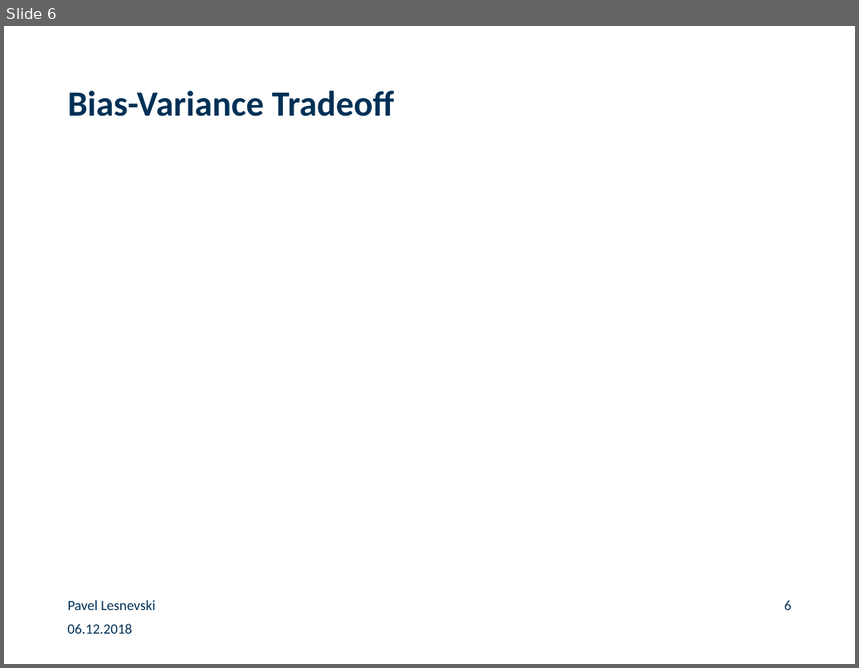
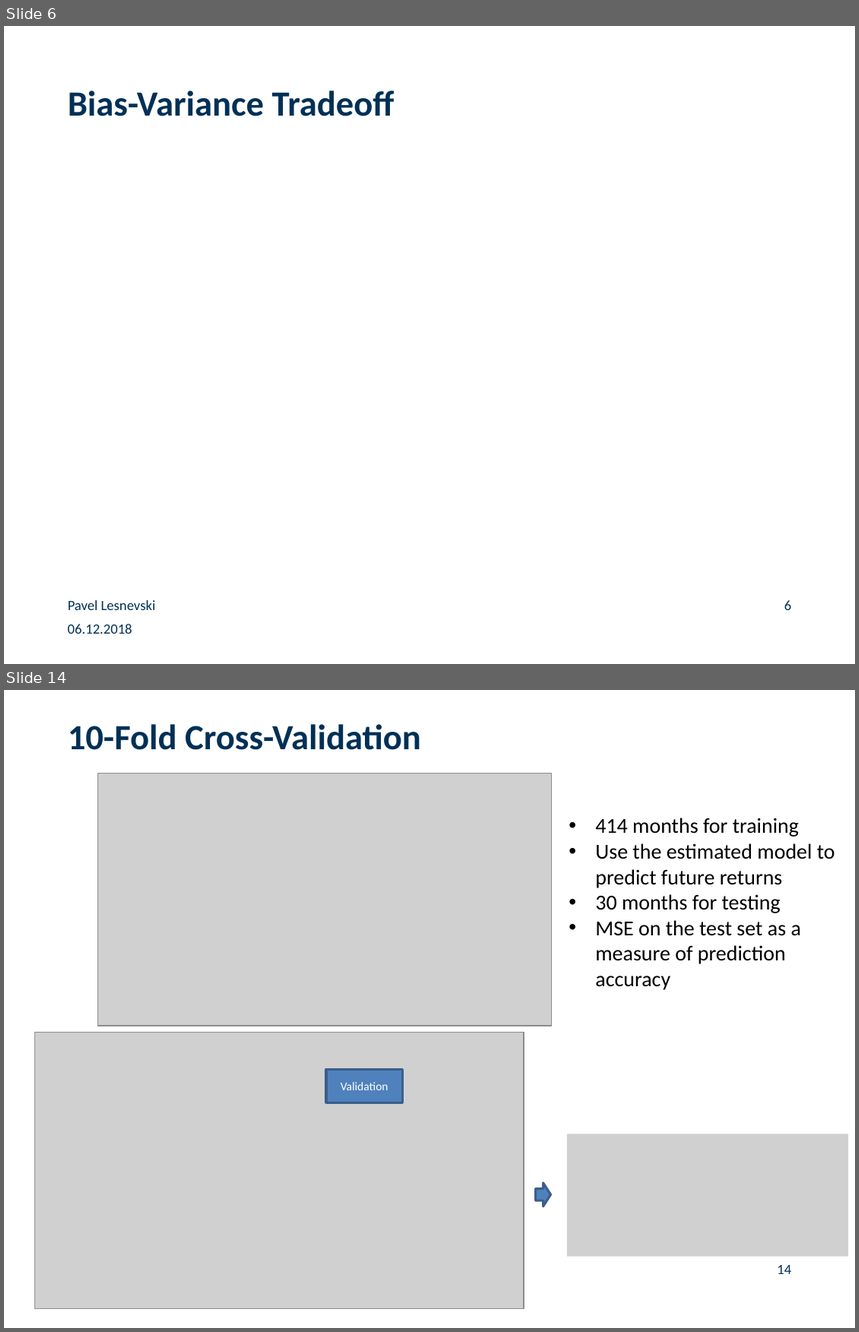
Before and after one commit to paveles/Machine_Learning_and_Equity_Index_Returns, a slide deck: _presentation/MachineLearning_StockMarketReturns.pptx. Shown one above the other, each under a label of ours: slide 6 before the commit, slides 6 and 14 after it; the slides between them are not shown. The pictures are 859x668 and 859x1332 pixels, drawn with LibreOffice and Linux fonts; fonts in the diff are those of the drawing; grey boxes stand for pictures; background and template pictures are left out. Boxes give left, top, right and bottom in pixels: in the first picture for what was removed or moved away, otherwise in the second. Text is boxed around its words. In the diff, an @@ line names an element or a change of style, - is before the commit and + after.

```diff
--- a/_presentation/MachineLearning_StockMarketReturns.pptx
+++ b/_presentation/MachineLearning_StockMarketReturns.pptx
@@ slide 14 added at (x1=4, y1=690, x2=855, y2=1328), background #FFFFFF @@
@@ title added at (x1=68, y1=724, x2=421, y2=750), 30 pt, text #003056, bold @@
+10-Fold Cross-Validation
@@ picture added at (x1=98, y1=774, x2=552, y2=1026) @@
@@ text added at (x1=595, y1=818, x2=835, y2=990), 18 pt, text #000000 @@
+• 414 months for training
+• Use the estimated model to predict future returns
+• 30 months for testing
+• MSE on the test set as a measure of prediction accuracy
@@ picture added at (x1=34, y1=1033, x2=524, y2=1309) @@
@@ rectangle added at (x1=326, y1=1070, x2=403, y2=1103), fill #4F81BD, outline #3A5F8C 2 pt, 10 pt, text #FFFFFF @@
+Validation
@@ picture added at (x1=566, y1=1135, x2=848, y2=1257) @@
@@ right arrow added at (x1=536, y1=1182, x2=551, y2=1207), fill #4F81BD, outline #3A5F8C 2 pt @@
@@ page number added at (x1=777, y1=1265, x2=791, y2=1274), 12 pt, text #003056 @@
+14
```
Also in this commit, not shown: 8 slides changed, 11 other slides added, 4 slides removed, 3 other files.
